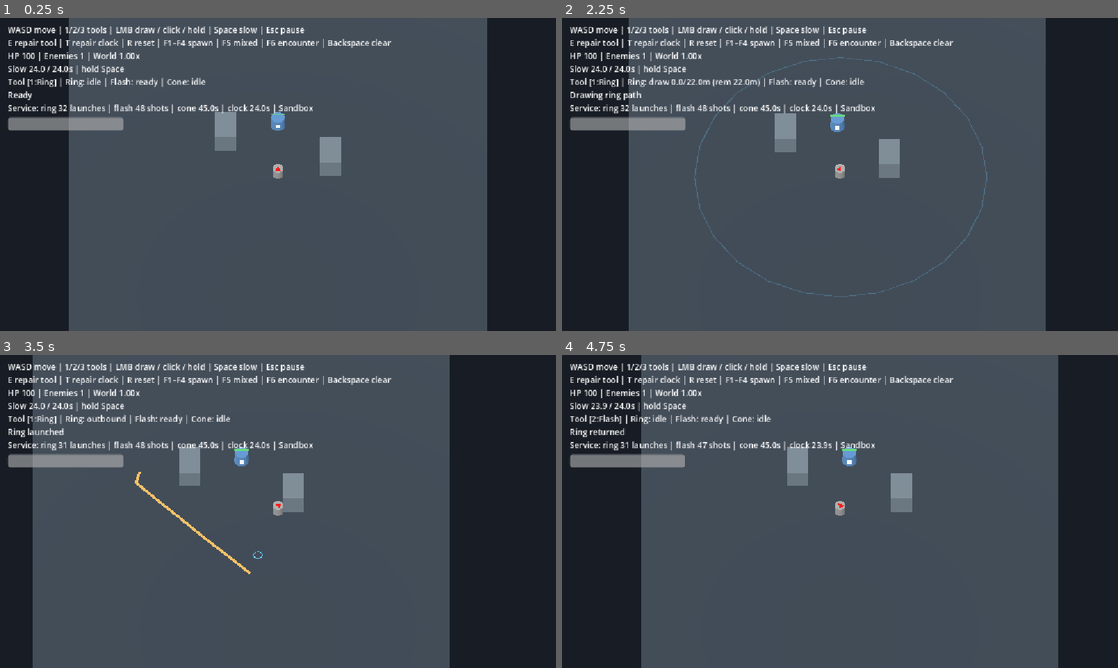
Above: before the commit, frames 1-4 (two rows, left to right).
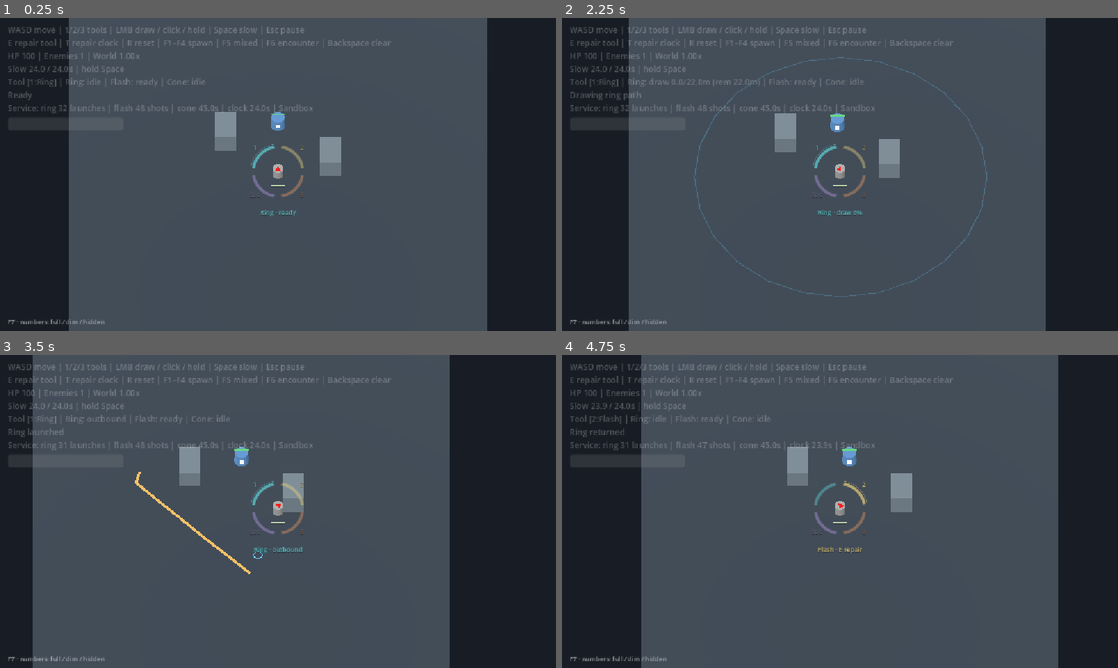
Above: after the commit, the same moments.

Repository: Ty1rl/old-tech
Game: Godot game, scene res://scenes/prototype/arena.tscn
Same seed, same stepped clock (60 frames per second), same inputs: the game is played once before the commit and once after it. This scene is started directly instead of the project's main scene.
Inputs (mouse positions are in pixels of both pictures, inside the frame that each line leads up to):
- Up to frame 1 (0.25 s): no input
- Up to frame 2 (2.25 s): tap Enter at 0.5 s; move the mouse to (962, 158) at 0.52 s; hold D (move_right) 0.53-1.25 s; tap E at 0.6 s; click (962, 158) at 0.67 s; tap Space at 0.77, 2 s; drag from (728, 190) to (812, 237) at 1.27 s; move the mouse to (895, 105) at 2.02 s; hold D (move_right) from 2.03 s (still down); tap R at 2.1 s; click (895, 105) at 2.17 s
- Up to frame 3 (3.5 s): release D (move_right) at 2.75 s; drag from (250, 574) to (111, 464) at 2.77 s
- Up to frame 4 (4.75 s): move the mouse to (1006, 558) at 3.52 s; hold A (move_left) 3.53-4.25 s; tap 2 at 3.6 s; click (1006, 558) at 3.67 s; tap Space at 3.77 s; drag from (673, 464) to (756, 433) at 4.27 s

The runs differ from the first frame. In frame 1, 4.1% of the frame differs, in the area x 1-71%, y 2-98%; in frame 2, 4.3%; in frame 3, 4.2%; in frame 4, 4.2%.

Commit message:
Add translucent player equipment gauges and adjustable debug readout
Work-Seat: old-tech/jam-1

Diff:
--- a/scenes/prototype/arena.gd
+++ b/scenes/prototype/arena.gd
@@ -7,6 +7,7 @@
 const Enemies = preload("res://scenes/prototype/enemies.gd")
 const Equipment = preload("res://scenes/prototype/equipment.gd")
 const Cover = preload("res://scenes/prototype/cover.gd")
+const StatusHud = preload("res://scenes/prototype/status_hud.gd")
 
 var equipment: RefCounted = Equipment.new()
 var cover: RefCounted = Cover.new()
@@ -16,6 +17,7 @@
 var director: Node3D
 var hud: Label
 var slow_bar: ProgressBar
+var status_hud: Control
 var aim: Vector3 = Vector3.ZERO
 var aim_valid: bool = false
 
@@ -114,6 +116,8 @@
 	slow_bar.show_percentage = false
 	slow_bar.mouse_filter = Control.MOUSE_FILTER_IGNORE
 	layer.add_child(slow_bar)
+	status_hud = StatusHud.new()
+	layer.add_child(status_hud)
 
 
 func floor_aim(screen_position: Vector2) -> Vector3:
@@ -141,6 +145,10 @@
 func _unhandled_input(event: InputEvent) -> void:
 	if event is InputEventKey and event.pressed and not event.echo:
 		match event.physical_keycode:
+			KEY_F7:
+				status_hud.cycle_readout()
+				_update_hud()
+				return
 			KEY_E:
 				var tools := [&"ring", &"beam", &"cone"]
 				_toggle_repair(tools[weapons.selected_tool - 1])
@@ -215,6 +223,12 @@
 
 
 func _update_hud() -> void:
+	status_hud.update_status(player, weapons, equipment)
+	var alpha: float = StatusHud.READOUT_ALPHA[status_hud.readout_mode]
+	hud.modulate.a = alpha
+	hud.visible = alpha > 0.0
+	slow_bar.modulate.a = alpha
+	slow_bar.visible = alpha > 0.0
 	hud.text = "WASD move | 1/2/3 tools | LMB draw / click / hold | Space slow | Esc pause\n"
 	hud.text += "E repair tool | T repair clock | R reset | F1–F4 spawn | F5 mixed | F6 encounter | Backspace clear\n"
 	hud.text += "HP %.0f | Enemies %d | World %.2fx\n" % [player.health, director.enemies.size(), player.world_scale]
--- a/scenes/prototype/checks/foundation.gd
+++ b/scenes/prototype/checks/foundation.gd
@@ -47,5 +47,34 @@
 	expect(arena.player.health == 100.0 and arena.player.velocity == Vector3.ZERO, "Reset restores player health and clears motion")
 	expect(arena.player.world_scale == 1.0, "Reset restores normal world time")
 	expect(Engine.time_scale == 1.0, "Prototype leaves engine clock unscaled")
+	# Exercise visibility through the real hotkey, and restore the tester's preference.
+	var initial_mode: int = arena.status_hud.readout_mode
+	var toggle := InputEventKey.new()
+	toggle.physical_keycode = KEY_F7
+	toggle.pressed = true
+	var modes: Dictionary = {}
+	for i in range(3):
+		arena._unhandled_input(toggle)
+		modes[arena.status_hud.readout_mode] = true
+		expect(arena.status_hud.visible, "F7 retains the player gauges")
+		if arena.status_hud.readout_mode == 2:
+			expect(not arena.hud.visible and not arena.slow_bar.visible, "Hidden readout hides numbers and old clock bar")
+		elif arena.status_hud.readout_mode == 1:
+			expect(arena.hud.visible and arena.hud.modulate.a < 0.3, "Dim readout retains faint debugging information")
+	expect(modes.size() == 3 and arena.status_hud.readout_mode == initial_mode, "F7 cycles all modes and restores initial choice")
+	var settings := ConfigFile.new()
+	settings.load(arena.StatusHud.READOUT_FILE)
+	expect(int(settings.get_value("hud", "readout", -1)) == initial_mode, "Readout choice is saved across launches")
+	arena.equipment.spend(&"ring", arena.equipment.capacity(&"ring") * 0.75)
+	arena.weapons.select_tool(3)
+	arena._update_hud()
+	expect(is_equal_approx(arena.status_hud.fractions[0], 0.25) and arena.status_hud.selected == 2,
+		"Player gauges reflect real wear and current tool")
+	expect(arena.status_hud.mouse_filter == Control.MOUSE_FILTER_IGNORE,
+		"Player gauges let weapon mouse input pass through")
+	expect(arena.status_hud.key_hint.get_global_rect().end.y <= root.get_visible_rect().end.y
+		and arena.status_hud.key_hint.global_position.y >= 0,
+		"Readout hotkey hint stays inside the viewport")
+	arena.reset_arena()
 	print(JSON.stringify({"status": "passed" if failures.is_empty() else "failed", "checks": checks, "failures": failures}))
 	quit(0 if failures.is_empty() else 1)
--- /dev/null
+++ b/scenes/prototype/status_hud.gd
@@ -0,0 +1,121 @@
+extends Control
+
+const Tuning = preload("res://scenes/prototype/tuning.gd")
+# Screen-space geometry keeps these small gauges readable at any camera zoom.
+# Leave the center empty: neither a filled disc nor a label covers the player.
+const TOOLS: Array[StringName] = [&"ring", &"beam", &"cone", &"clock"]
+const COLORS: Array[Color] = [Color("60dbde"), Color("f0d77b"), Color("ed9966"), Color("ba9ce9")]
+const NAMES: Array[String] = ["Ring", "Flash", "Cone", "Clock"]
+const KEYS: Array[String] = ["1", "2", "3", "Spc"]
+const RADIUS := 51.0
+const WIDTH := 5.0
+const GAP := 0.16
+const READOUT_FILE := "user://combat-hud.cfg"
+const READOUT_ALPHA: Array[float] = [1.0, 0.25, 0.0]
+
+var readout_mode: int = 1 # Start dim; the local gauges should carry normal play.
+var center := Vector2.ZERO
+var fractions: Array[float] = [1.0, 1.0, 1.0, 1.0]
+var selected: int = 0
+var health_fraction := 1.0
+var slowing := false
+var repairing := false
+var caption := ""
+var key_hint: Label
+
+
+func _ready() -> void:
+	set_anchors_and_offsets_preset(Control.PRESET_FULL_RECT)
+	mouse_filter = Control.MOUSE_FILTER_IGNORE
+	var settings := ConfigFile.new()
+	if settings.load(READOUT_FILE) == OK:
+		readout_mode = clampi(int(settings.get_value("hud", "readout", 1)), 0, 2)
+	key_hint = Label.new()
+	key_hint.text = "F7 · numbers: full / dim / hidden"
+	key_hint.add_theme_font_size_override("font_size", 13)
+	key_hint.modulate = Color(1, 1, 1, 0.55)
+	key_hint.mouse_filter = Control.MOUSE_FILTER_IGNORE
+	add_child(key_hint)
+	key_hint.set_anchors_and_offsets_preset(Control.PRESET_BOTTOM_LEFT)
+	key_hint.offset_left = 16
+	key_hint.offset_top = -28
+	key_hint.offset_right = 360
+	key_hint.offset_bottom = -8
+
+
+func cycle_readout() -> void:
+	readout_mode = (readout_mode + 1) % READOUT_ALPHA.size()
+	var settings := ConfigFile.new()
+	settings.set_value("hud", "readout", readout_mode)
+	settings.save(READOUT_FILE)
+
+
+func update_status(player: Node3D, weapons: Node3D, equipment: RefCounted) -> void:
+	var camera: Camera3D = player.camera
+	visible = not camera.is_position_behind(player.global_position)
+	center = camera.unproject_position(player.global_position + Vector3.UP * 0.5)
+	selected = clampi(weapons.selected_tool - 1, 0, 3)
+	repairing = equipment.repairing != &""
+	if repairing:
+		selected = TOOLS.find(equipment.repairing)
+	health_fraction = clampf(player.health / Tuning.PLAYER.health, 0.0, 1.0)
+	slowing = player.world_scale < 1.0
+	for i in range(TOOLS.size()):
+		fractions[i] = clampf(equipment.remaining(TOOLS[i]) / equipment.capacity(TOOLS[i]), 0.0, 1.0)
+	caption = NAMES[selected]
+	if repairing:
+		caption += " · repairing"
+	elif not equipment.can_use(TOOLS[selected], 1.0 if selected < 2 else 0.000001):
+		caption += " · empty · E repair"
+	elif selected == 0 and weapons.ring_drawing:
+		caption += " · draw %.0f%%" % (100.0 * weapons.preview_length / Tuning.RING.length)
+	elif selected == 0 and weapons.ring_phase != "idle":
+		caption += " · " + weapons.ring_phase
+	elif selected == 1 and weapons.beam_cooldown > 0.0:
+		caption += " · %.1fs" % weapons.beam_cooldown
+	elif selected == 2 and weapons.cone_active:
+		caption += " · firing"
+	elif selected == 2 and weapons.cone_burst_cooldown > 0.0:
+		caption += " · shove %.1fs" % weapons.cone_burst_cooldown
+	elif fractions[selected] < 0.999:
+		caption += " · E repair"
+	else:
+		caption += " · ready"
+	queue_redraw()
+
+
+func _draw() -> void:
+	for i in range(TOOLS.size()):
+		var start := -PI + i * PI * 0.5 + GAP
+		var finish := start + PI * 0.5 - GAP * 2.0
+		var active := i == selected or (i == 3 and slowing)
+		var color := COLORS[i]
+		# The track is visible even when empty; nothing fills the center.
+		draw_arc(center, RADIUS, start, finish, 32, Color(color, 0.12), WIDTH + 2.0, true)
+		if fractions[i] > 0.0:
+			draw_arc(center, RADIUS, start, lerpf(start, finish, fractions[i]), 32,
+				Color(color, 0.62 if active else 0.32), WIDTH, true)
+		if active:
+			draw_arc(center, RADIUS + 6.0, start, finish, 32, Color(color, 0.4), 1.0, true)
+		var middle := (start + finish) * 0.5
+		var label_at := center + Vector2(cos(middle), sin(middle)) * (RADIUS + 18.0)
+		_draw_centered(KEYS[i], label_at + Vector2(0, 4), 12, Color(color, 0.8 if active else 0.45))
+		if fractions[i] < 0.25:
+			# A quiet, persistent low-condition mark; avoid four flashing warnings.
+			draw_circle(center + Vector2(cos(middle), sin(middle)) * (RADIUS - 9.0), 2.0,
+				Color(color, 0.9))
+	# Health is a separate short straight bar inside the lower gap, not gear.
+	var health_at := center + Vector2(-15, 29)
+	draw_line(health_at, health_at + Vector2(30, 0), Color(0, 0, 0, 0.5), 4)
+	draw_line(health_at, health_at + Vector2(30 * health_fraction, 0), Color("b4cfad"), 2)
+	_draw_centered(caption, center + Vector2(0, RADIUS + 39), 13, Color(COLORS[selected], 0.9))
+
+
+func _draw_centered(text: String, at: Vector2, font_size: int, color: Color) -> void:
+	var font := ThemeDB.fallback_font
+	var width := font.get_string_size(text, HORIZONTAL_ALIGNMENT_LEFT, -1, font_size).x
+	# A small shadow keeps lettering legible without opaque backing panels.
+	draw_string(font, at - Vector2(width * 0.5, -1), text, HORIZONTAL_ALIGNMENT_LEFT,
+		-1, font_size, Color(0, 0, 0, 0.65))
+	draw_string(font, at - Vector2(width * 0.5, 0), text, HORIZONTAL_ALIGNMENT_LEFT,
+		-1, font_size, color)
Not shown, added: scenes/prototype/status_hud.gd.uid
Not shown, changed: scenes/prototype/README.md
